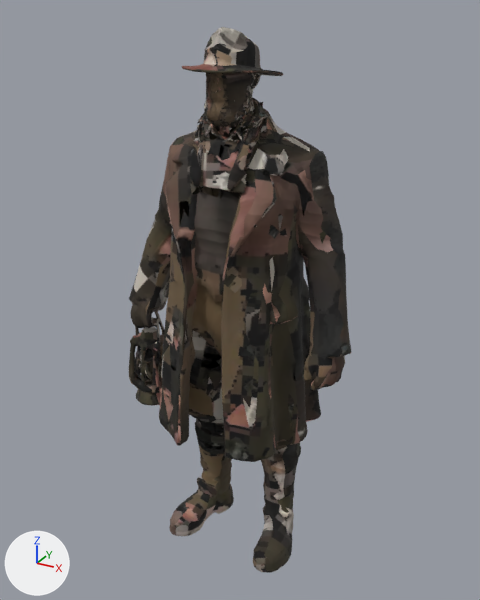
What one commit did to the glTF model public/assets/pine-hollow/npcs/faces-hunyuanref/ranger.glb.
Both versions are drawn from a 50 mm lens placed at (0.943, -1.742, 1.848), pointed at (-0.036, 0.037, 0.958). Arrows for +X, +Y and +Z are at lower left; the lights stay in place. The first picture is the older version. Where no turn or scale is listed for an object, it has been applied to the vertices. Vertices at exactly the same position are counted once.

Objects in the first picture: 'ranger.raw'.
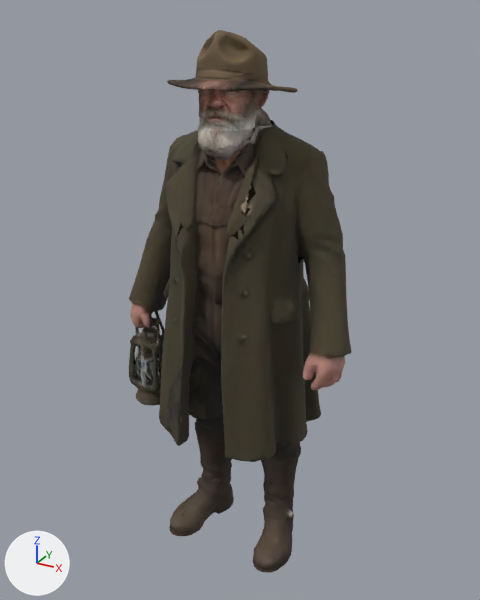
Where the newer file only moved an object's origin or applied its transform, the numbers keep the older frame.

What differs and where, as boxes (x1, y1, x2, y2) in the pictures (480 x 600 px; the box of a moved part takes in the faces that stretch with it):
'ranger.raw', reshaped
    before: (129, 27, 351, 573)
    after: (129, 30, 351, 573)
part 1 of me_ranger_raw, moved or reshaped
    before: (135, 27, 331, 572)
    after: (133, 30, 331, 572)
part 2 of me_ranger_raw, surface changed
    before: (129, 45, 351, 573)
    after: (129, 38, 351, 573)

The edits, one by one:
me_ranger_raw is used by ob_ranger_raw; location (-0.042, 0.005, 0.9).
me_ranger_raw had 8547 vertices, 16812 faces and spanned x -0.42..0.42, y -0.22..0.22, z -0.9..0.9.
me_ranger_raw now has 8473 vertices, 16720 faces and spans x -0.42..0.42, y -0.23..0.23, z -0.9..0.89.
me_ranger_raw part 1: 170 vertices moved within x -0.41..0.31, y -0.22..0.22, z -0.89..0.88; 2090 vertices removed from x -0.13..0.23, y -0.22..0.22, z -0.39..0.9; 2016 vertices added at x -0.17..0.23, y -0.23..0.23, z -0.39..0.89.
me_ranger_raw part 2: 12211 kept faces spanning x -0.42..0.42, y -0.22..0.22, z -0.9..0.88 get new texture (UV) coordinates.
